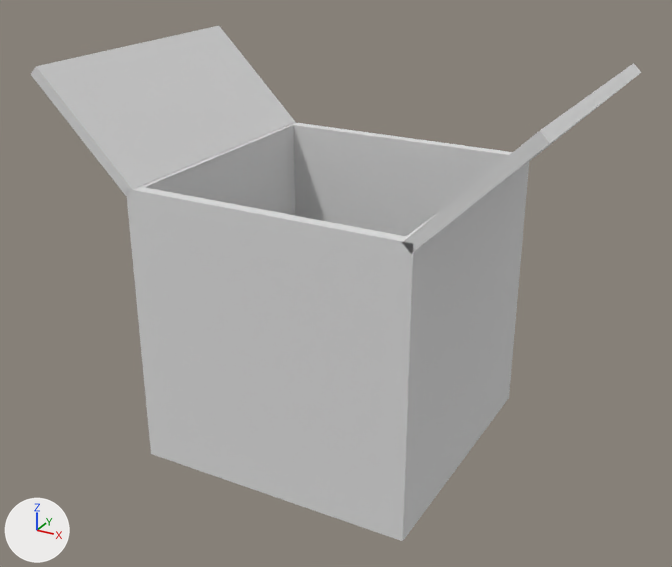
Renders of the glTF model public/models/package-box-open.glb from each side of a commit.
Camera for both pictures: a 50 mm camera at (1.089, -1.998, 1.435) aimed at (0.004, -0.026, 0.449). Every picture has the same lights, and +X, +Y and +Z are marked at lower left. Where no turn or scale is listed for an object, it has been applied to the vertices.

The older version as bpy lines, for what is in view:
```python
me_package_box_open = bpy.data.meshes.new('package-box-open')
me_package_box_open.from_pydata(...)  # 50 vertices, 88 faces; spans x -0.641..0.636, y -0.375..0.375, z 0.0..1.017
me_package_box_open.materials.append(mat_lowpoly_colors)  # white #e7e7e7
ob_package_box_open = bpy.data.objects.new('package-box-open', me_package_box_open)
ob_package_box_open.location = (0.0, 0.0, 0.0)
```
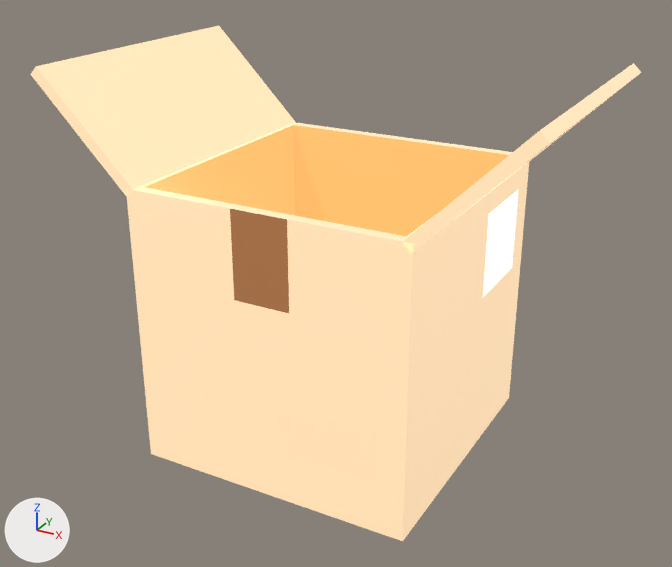
Boxes (x1, y1, x2, y2) around the edits, measured in the pictures (672 x 567 px):
'package-box-open', recoloured (grey to beige)
    both: (31, 26, 641, 541)

Edits to the bpy script that builds the scene:
```text
Add img_base:
    img_base = load_image('base', '_unpacked/base', 1024, 1024, 'sRGB')
Add mat_lowpoly_colors_001:
    mat_lowpoly_colors_001 = bpy.data.materials.new('LOWPOLY-COLORS.001')
    # uses the picture img_base
Change me_package_box_open:
    where me_package_box_open.from_pydata(...)  # 50 vertices, 88 faces; spans x -0.641..0.636, y -0.375..0.375, z 0.0..1.017
    remove me_package_box_open.materials.append(mat_lowpoly_colors)  # white #e7e7e7
    add me_package_box_open.materials.append(mat_lowpoly_colors_001)
```
